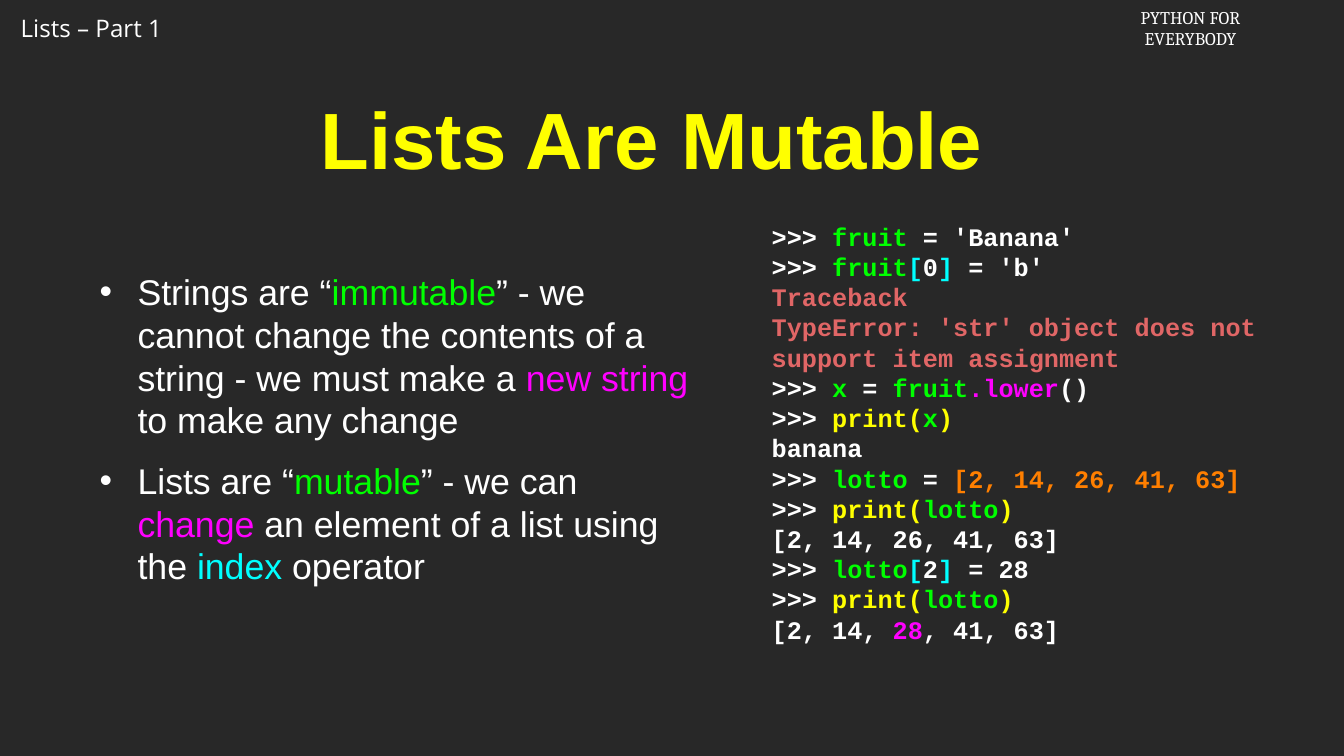
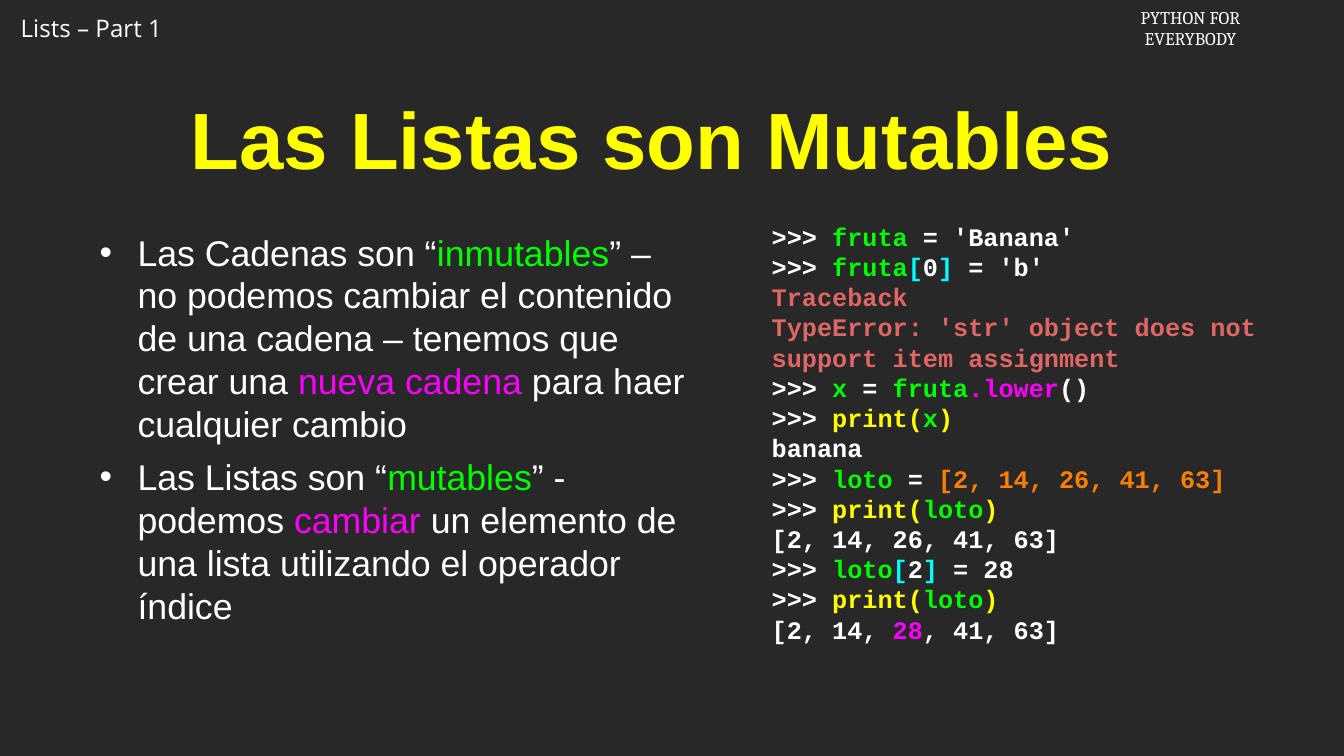
Before and after one commit to csev/py4e, a slide deck: slide 9 of ai/8.1.pptx. Drawn at 1344x756 pixels with LibreOffice and Linux fonts; fonts in the diff are those of the drawing; background and template pictures are left out. Boxes give left, top, right and bottom in pixels: in the first picture for what was removed or moved away, otherwise in the second. Text is boxed around its words. In the diff, an @@ line names an element or a change of style, - is before the commit and + after.

```diff
--- a/ai/8.1.pptx
+++ b/ai/8.1.pptx
@@ title at [191, 111, 1112, 170]: text changed @@
-Lists Are Mutable
+Las Listas son Mutables
@@ text at [832, 227, 1074, 282]: text changed @@
->>> fruit = 'Banana'
->>> fruit[0] = 'b'
+>>> fruta = 'Banana'
+>>> fruta[0] = 'b'
@@ text at [138, 240, 684, 620]: text changed @@
-• Strings are “immutable” - we cannot change the contents of a string - we must make a new string to make any change
-• Lists are “mutable” - we can change an element of a list using the index operator
+• Las Cadenas son “inmutables” – no podemos cambiar el contenido de una cadena – tenemos que crear una nueva cadena para haer cualquier cambio
+• Las Listas son “mutables” - podemos cambiar un elemento de una lista utilizando el operador índice
@@ text at [832, 378, 1090, 403]: text changed @@
->>> x = fruit.lower()
+>>> x = fruta.lower()
@@ text at [832, 469, 1225, 524]: text changed @@
->>> lotto = [2, 14, 26, 41, 63]
->>> print(lotto)
+>>> loto = [2, 14, 26, 41, 63]
+>>> print(loto)
@@ text at [832, 560, 1013, 614]: text changed @@
->>> lotto[2] = 28
->>> print(lotto)
+>>> loto[2] = 28
+>>> print(loto)
```
Also in this commit, not shown: 11 other slides changed.
